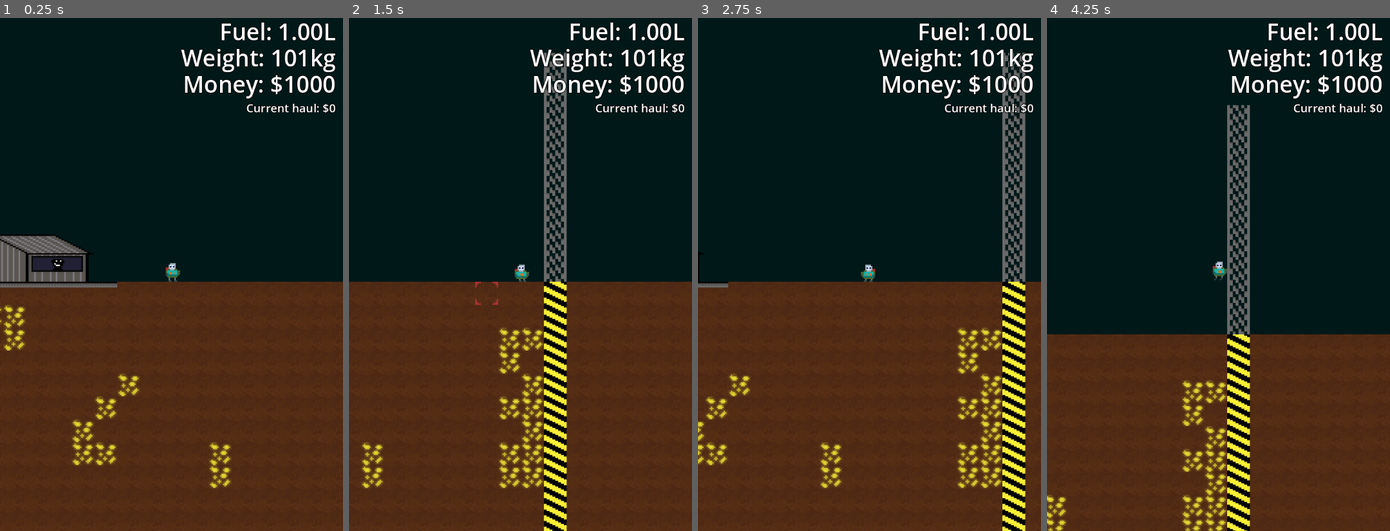
Above: before the commit, frames 1-4 (left to right).
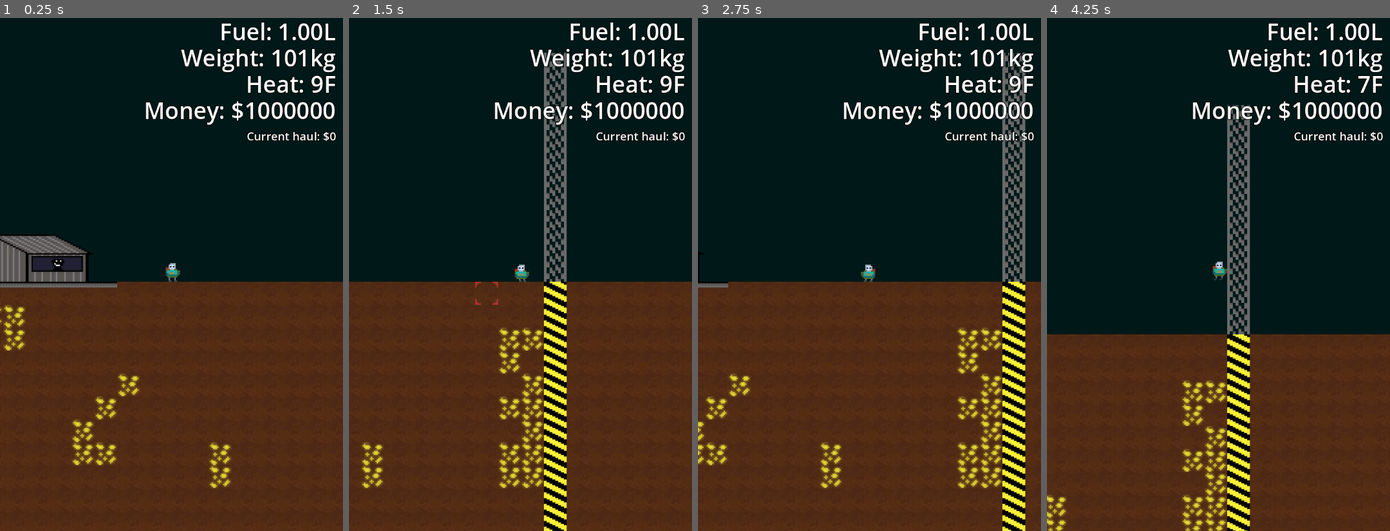
Above: after the commit, the same moments.

Repository: brikr/ludum-dare-57
Game: Godot game, scene res://scenes/main/main.tscn
Two runs of this game, one before a commit and one after it. Both use one fixed random seed, a clock stepped at 60 frames per second and the inputs below.
Inputs (mouse positions are in pixels of both pictures, inside the frame that each line leads up to):
- Up to frame 1 (0.25 s): no input
- Up to frame 2 (1.5 s): tap Enter at 0.5 s; move the mouse to (595, 248) at 0.52 s; press the mouse at (595, 248) at 0.53 s; hold D (move_right) from 0.53 s (still down); tap Space (jump) at 0.77 s; move the mouse to (451, 300) at 1.27 s; release the mouse at (451, 300) at 1.28 s; tap F (interact) at 1.35 s
- Up to frame 3 (2.75 s): tap Space (jump) at 1.52 s; click (800, 300) at 1.55 s; move the mouse to (903, 161) at 2.02 s; release D (move_right) at 2.03 s; press the mouse at (903, 161) at 2.03 s; hold A (move_left) from 2.03 s (still down)
- Up to frame 4 (4.25 s): move the mouse to (1201, 377) at 2.77 s; release A (move_left) at 2.78 s; release the mouse at (1201, 377) at 2.78 s; hold D (move_right) from 2.78 s (still down); click (1201, 377) at 2.85 s; tap Space (jump) at 3.02, 3.77 s; move the mouse to (1321, 351) at 3.52 s; press the mouse at (1321, 351) at 3.53 s; tap F (interact) at 3.6 s

The runs differ from the first frame. In frame 1, 1.9% of the frame differs, in the area x 42-98%, y 11-25%; in frame 2, 2.0%; in frame 3, 2.0%; in frame 4, 2.0%.

Commit message:
Add heat

Diff:
--- a/scenes/hud/hud.gd
+++ b/scenes/hud/hud.gd
@@ -2,6 +2,7 @@
 
 const FUEL_WEIGHT_MONEY_TEMPLATE := """Fuel: %.2fL
 Weight: %dkg
+Heat: %dF
 Money: $%d"""
 const CURRENT_HAUL_VALUE_TEMPLATE := "Current haul: $%d"
 
@@ -9,6 +10,7 @@
   $FuelWeightMoney.text = FUEL_WEIGHT_MONEY_TEMPLATE % [
     GameState.player.current_fuel / 1000,
     GameState.player.get_total_weight(),
+    GameState.player.get_total_heat(),
     GameState.player.bank_value
   ]
   $CurrentHaulValue.text = CURRENT_HAUL_VALUE_TEMPLATE % GameState.player.haul_value
--- a/scenes/hud/hud.tscn
+++ b/scenes/hud/hud.tscn
@@ -14,14 +14,15 @@
 theme_override_font_sizes/font_size = 48
 text = "Fuel: 1.00L
 Weight: 100kg
+Heat: 10F
 Money: $0"
 horizontal_alignment = 2
 
 [node name="CurrentHaulValue" type="Label" parent="."]
-offset_left = 15.0
-offset_top = 177.0
-offset_right = 705.0
-offset_bottom = 211.0
+offset_left = 16.0
+offset_top = 236.0
+offset_right = 706.0
+offset_bottom = 270.0
 theme = ExtResource("1_48c2t")
 theme_override_font_sizes/font_size = 24
 text = "Current Haul: $0"
--- a/scenes/player/player.gd
+++ b/scenes/player/player.gd
@@ -38,6 +38,10 @@
 # digging power (per physics frame)
 # TODO: this should be 1.0 for real digging to return
 var digging_power = 1.0
+var digging_heat_gen = 1.0
+## Heat
+# total heat value before it impacts digging
+var heat_capacity = 200
 ## Falling
 # Get the gravity from the project settings to be synced with RigidBody nodes.
 var gravity = ProjectSettings.get_setting("physics/2d/default_gravity")
@@ -53,6 +57,9 @@
 var digging_progress = 0.0
 ## Fuel
 var current_fuel = fuel_capacity
+## Heat
+# how hot ur shid is (in f)
+var current_dig_heat = 0.0
 ## Haul
 # value of current haul (in United States Dollars)
 var haul_value = 0.0
@@ -60,7 +67,7 @@
 var haul_weight = 0.0
 ## Bank
 # value of sold items
-var bank_value = 1000.0
+var bank_value = 1000000.0
 ## Jetpack
 var is_jetpacking = false
 
@@ -70,6 +77,7 @@
 
 func _physics_process(delta):
   _process_movement(delta)
+  _process_heat(delta)
   _process_digging(delta)
   _process_animation()
 
@@ -143,16 +151,25 @@
   move_and_slide()
   clamp_to_world()
 
+func _process_heat(delta: float):
+  if is_digging:
+    current_dig_heat += digging_heat_gen
+  elif current_dig_heat > 0:
+    current_dig_heat -= digging_heat_gen
+  elif current_dig_heat < 0:
+    current_dig_heat = 0
 
 func _process_digging(delta: float):
-  if Input.is_action_pressed("primary_mouse_action"):
+  var can_dig = get_total_heat() < heat_capacity
+
+  if Input.is_action_pressed("primary_mouse_action") && can_dig:
     var new_digging_tile = get_targeted_tile()
     if !new_digging_tile.is_diggable():
       # if it's not diggable, don't start diggin
       clear_digging_state()
       return
 
-    var is_digging = true
+    is_digging = true
     $HighlightedTile/TileBreaking.visible = true
     # if we're digging a different tile than before, reset progress
     if new_digging_tile != current_digging_tile:
@@ -212,6 +229,12 @@
     Vector2(Constants.MAX_WORLD_WIDTH * Constants.TILE_WIDTH, Constants.MAX_GEN_DEPTH * Constants.TILE_WIDTH)
   )
 
+func get_ambient_heat() -> float:
+  return GameState.global_position_to_map_coords(get_global_position()).y
+
+func get_total_heat() -> float:
+  return get_ambient_heat() + current_dig_heat
+
 func get_total_weight() -> float:
   return player_weight + haul_weight + (current_fuel / 1000)
 
